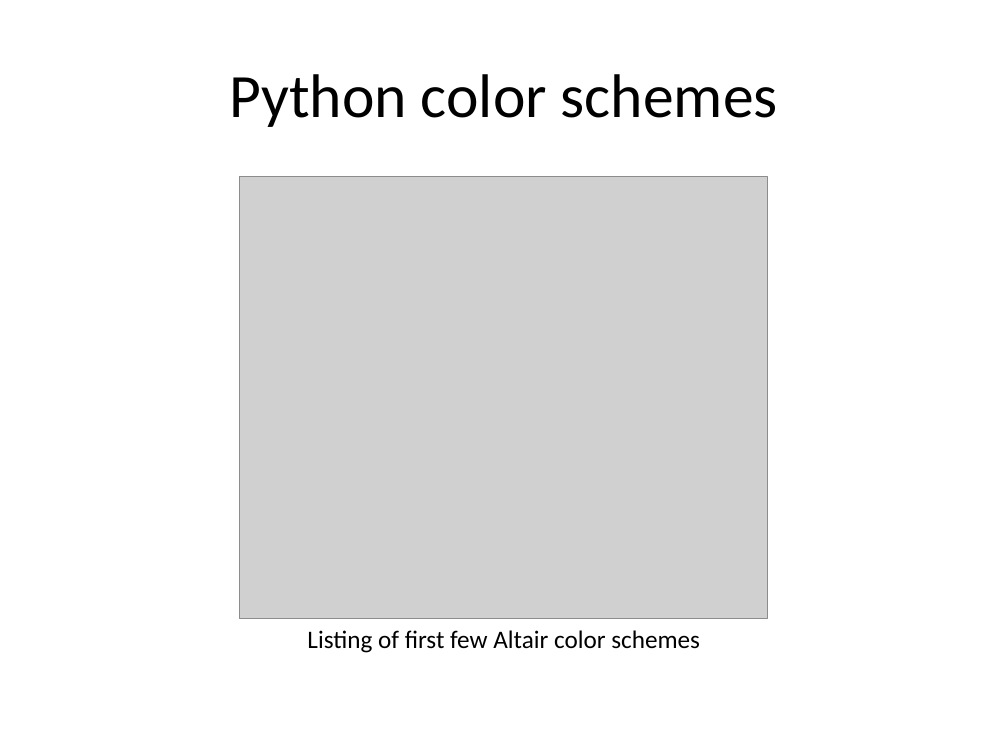
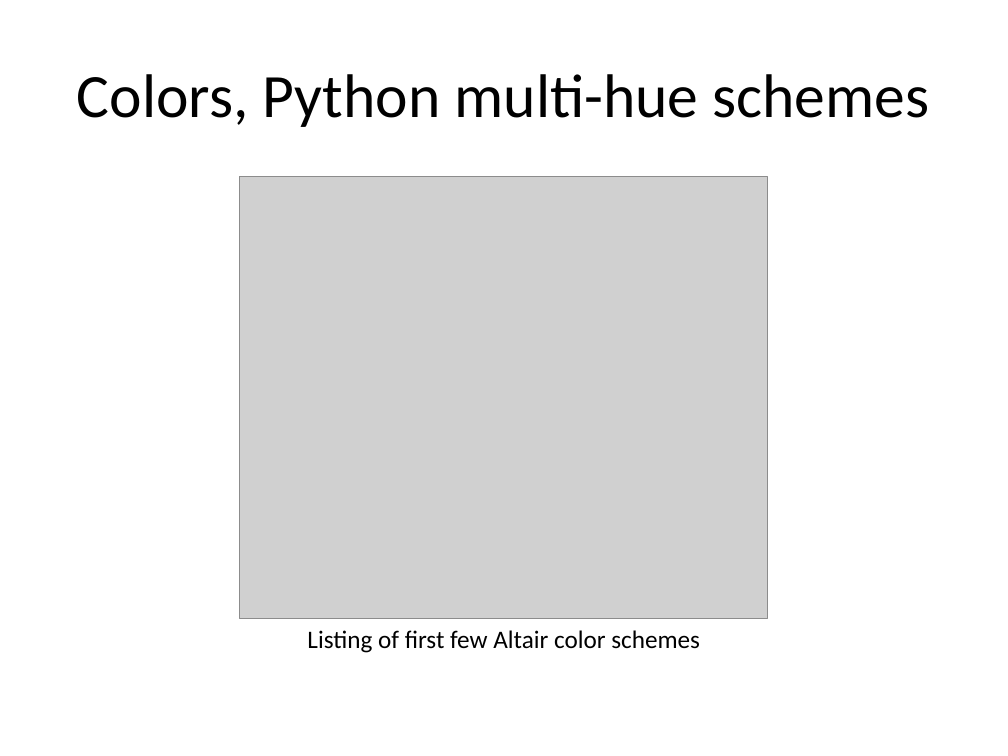
Before and after one commit to pmean/data-visualization, a slide deck: slide 25 of data-viz-02/component/tutorial-colors.pptx (slide 26 before the commit). Drawn at 1008x756 pixels with LibreOffice and Linux fonts; fonts in the diff are those of the drawing; grey boxes stand for pictures. Boxes give left, top, right and bottom in pixels: in the first picture for what was removed or moved away, otherwise in the second. Text is boxed around its words. In the diff, an @@ line names an element or a change of style, - is before the commit and + after.

```diff
--- a/data-viz-02/component/tutorial-colors.pptx
+++ b/data-viz-02/component/tutorial-colors.pptx
@@ title at box(77, 74, 929, 127): text changed @@
-Python color schemes
+Colors, Python multi-hue schemes
```
Also in this commit, not shown: 7 other slides changed, 7 slides added, 3 slides removed, 6 other files.
